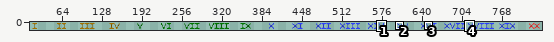
Pixel-art file -- OriginOfLoot/Content/ase_dev/numbers.ase. Above, an overview of the earlier version with the close-up marked.
Close-up. First the earlier version:
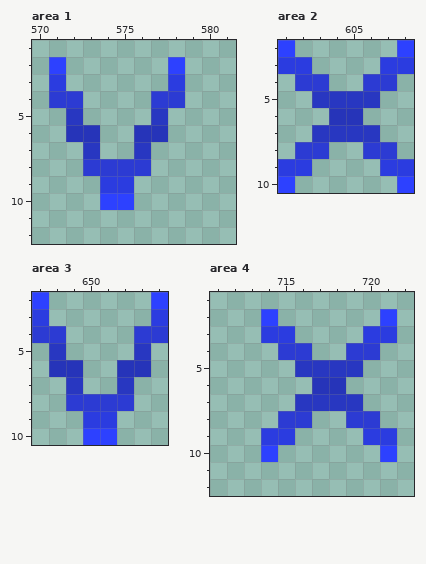
840x13 pixels, 1 frame. Shown: area 1: x 570..581, y 1..12; area 2: x 601..608, y 2..10; area 3: x 647..654, y 2..10; area 4: x 711..722, y 1..12. The wide view leaves out empty margins. The commit also changed other parts of the picture, which this record leaves out.
Now the later version:
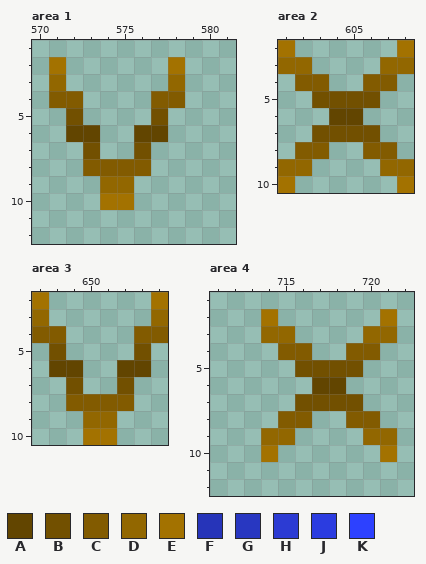
Palette (. is transparent): A #624500  B #725000  C #825b00  D #926700  E #a37200  F #2634b9  G #2837c1  H #2c3bd3  J #2b3ce0  K #2d41ff
Diff:
Changed rows in their new state; - is an unchanged pixel.
Area 1:
first column x 571:
 2 E------E
 3 D------D
 4 CC----CC
 5 -B----B-
 6 -AA--AA-
 7 --B--B--
 8 --CCCC--
 9 ---DD---
10 ---EE---
Area 2:
first column x 601:
 2 E------E
 3 DD----DD
 4 -CC--CC-
 5 --BBBB--
 6 ---AA---
 7 --BBBB--
 8 -CC--CC-
 9 DD----DD
10 E------E
Area 3:
first column x 647:
 2 E------E
 3 D------D
 4 CC----CC
 5 -B----B-
 6 -AA--AA-
 7 --B--B--
 8 --CCCC--
 9 ---DD---
10 ---EE---
Area 4:
first column x 714:
 2 E------E
 3 DD----DD
 4 -CC--CC-
 5 --BBBB--
 6 ---AA---
 7 --BBBB--
 8 -CC--CC-
 9 DD----DD
10 E------E
Where, in picture pixels (left, top, right, bottom), the same in both close-ups:
changed: (49, 57, 185, 210)
changed: (278, 40, 414, 193)
changed: (32, 292, 168, 445)
changed: (261, 309, 397, 462)
